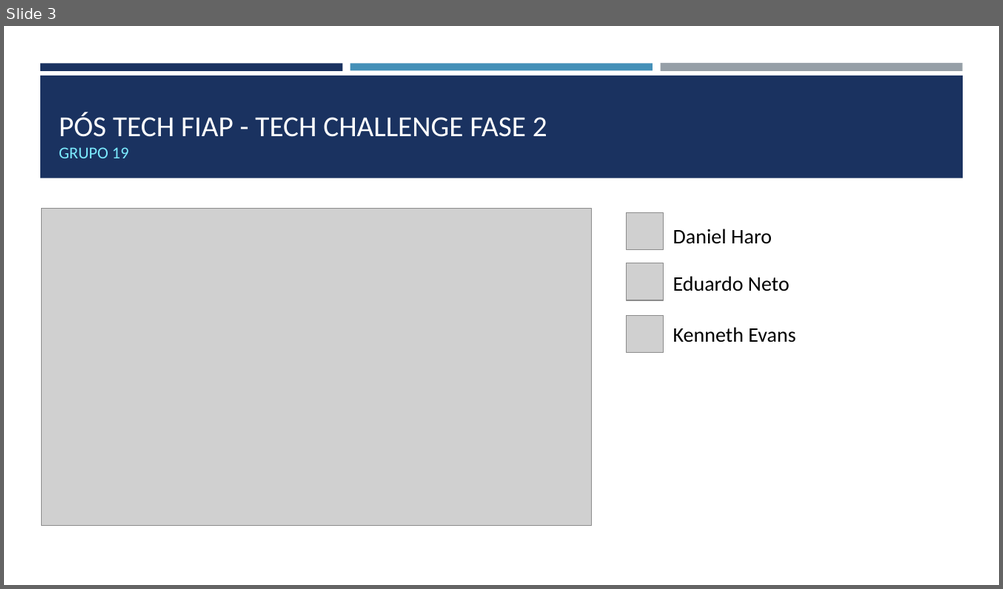
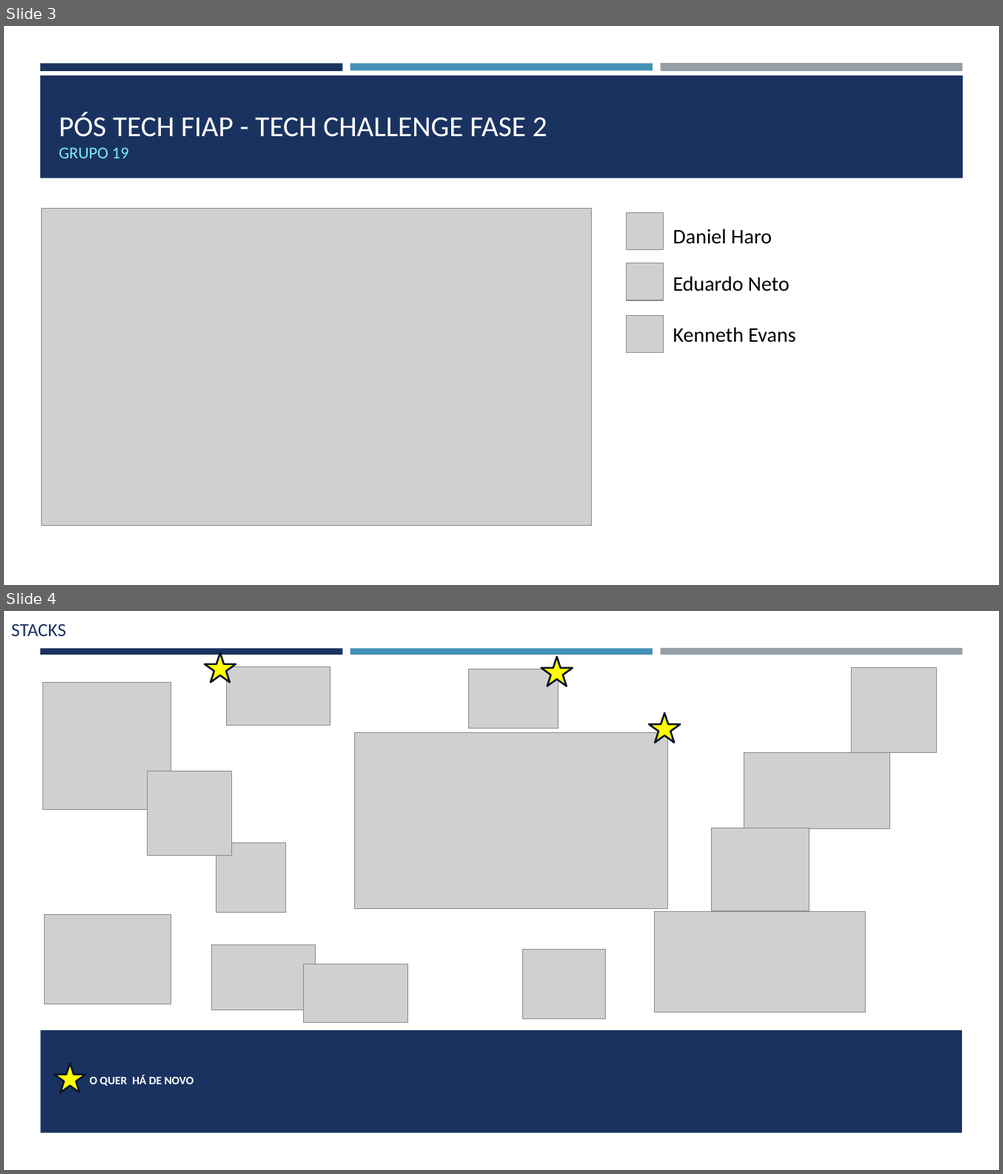
Before and after one commit to codes-and-technology/contatos, a slide deck: docs/Tech Challenge Fase 3/Desenho da Solução Tech Challenge - Fase 3 v1.pptx. Shown one above the other, each under a label of ours: slide 3 before the commit, slides 3 and 4 after it. The pictures are 1003x589 and 1003x1174 pixels, drawn with LibreOffice and Linux fonts; fonts in the diff are those of the drawing; grey boxes stand for pictures. Boxes give left, top, right and bottom in pixels: in the first picture for what was removed or moved away, otherwise in the second. Text is boxed around its words. In the diff, an @@ line names an element or a change of style, - is before the commit and + after.

```diff
--- a/docs/Tech Challenge Fase 3/Desenho da Solução Tech Challenge - Fase 3 v1.pptx
+++ b/docs/Tech Challenge Fase 3/Desenho da Solução Tech Challenge - Fase 3 v1.pptx
@@ slide 4 added at bbox=[4, 611, 999, 1170], background #FFFFFF; not listed: 3 template elements that a slide beside it also shows @@
@@ text added at bbox=[11, 624, 66, 636], 18 pt, text #1A3260 @@
+STACKS
@@ rectangle added at bbox=[4, 655, 999, 1170], fill #FFFFFF @@
@@ star added at bbox=[205, 652, 236, 683], fill #FFFF00, outline #0B162A 1.75 pt @@
@@ picture added at bbox=[226, 667, 330, 725] @@
@@ picture added at bbox=[469, 669, 558, 729] @@
@@ star added at bbox=[541, 657, 572, 686], fill #FFFF00, outline #0B162A 1.75 pt @@
@@ picture added at bbox=[851, 668, 936, 753] @@
@@ picture added at bbox=[42, 682, 170, 809] @@
@@ star added at bbox=[649, 713, 680, 743], fill #FFFF00, outline #0B162A 1.75 pt @@
@@ picture added at bbox=[355, 732, 668, 908] @@
@@ picture added at bbox=[744, 753, 891, 829] @@
@@ picture added at bbox=[148, 772, 232, 856] @@
@@ picture added at bbox=[711, 828, 809, 911] @@
@@ picture added at bbox=[216, 843, 285, 912] @@
@@ picture added at bbox=[44, 914, 171, 1004] @@
@@ picture added at bbox=[654, 911, 866, 1013] @@
@@ picture added at bbox=[211, 945, 315, 1011] @@
@@ picture added at bbox=[303, 964, 407, 1023] @@
@@ picture added at bbox=[523, 950, 606, 1019] @@
@@ rectangle added at bbox=[40, 1031, 962, 1133], fill #1A3260 @@
@@ star added at bbox=[55, 1064, 86, 1093], fill #FFFF00, outline #0B162A 1.75 pt @@
@@ text added at bbox=[90, 1075, 194, 1086], 11 pt, text #FFFFFF, bold @@
+O QUER HÁ DE NOVO
```
Also in this commit, not shown: 3 slides changed, 10 other slides added, 2 slides removed.
